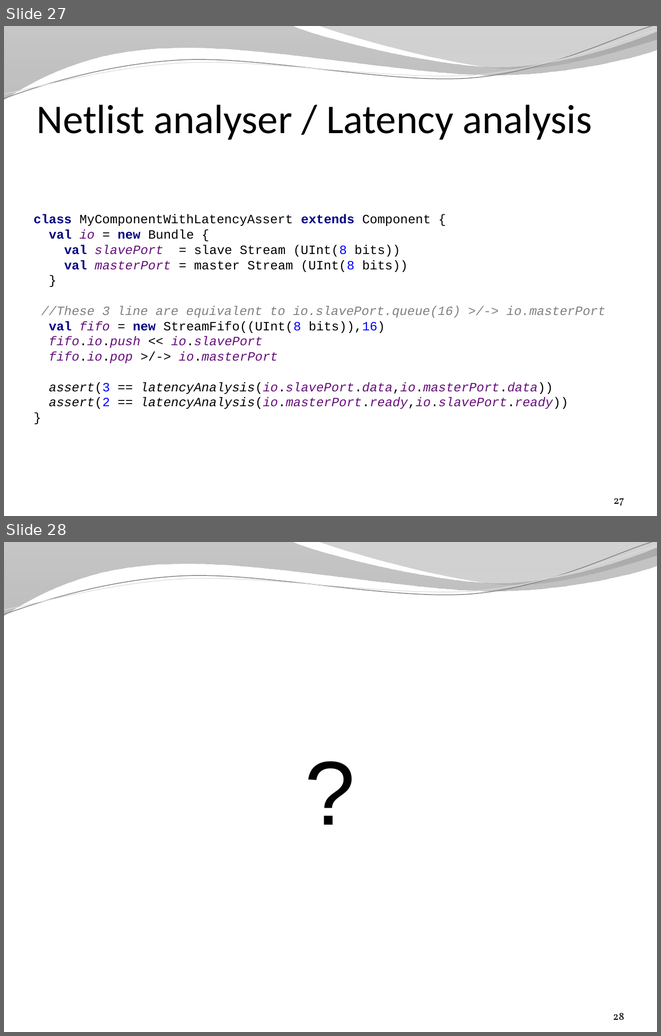
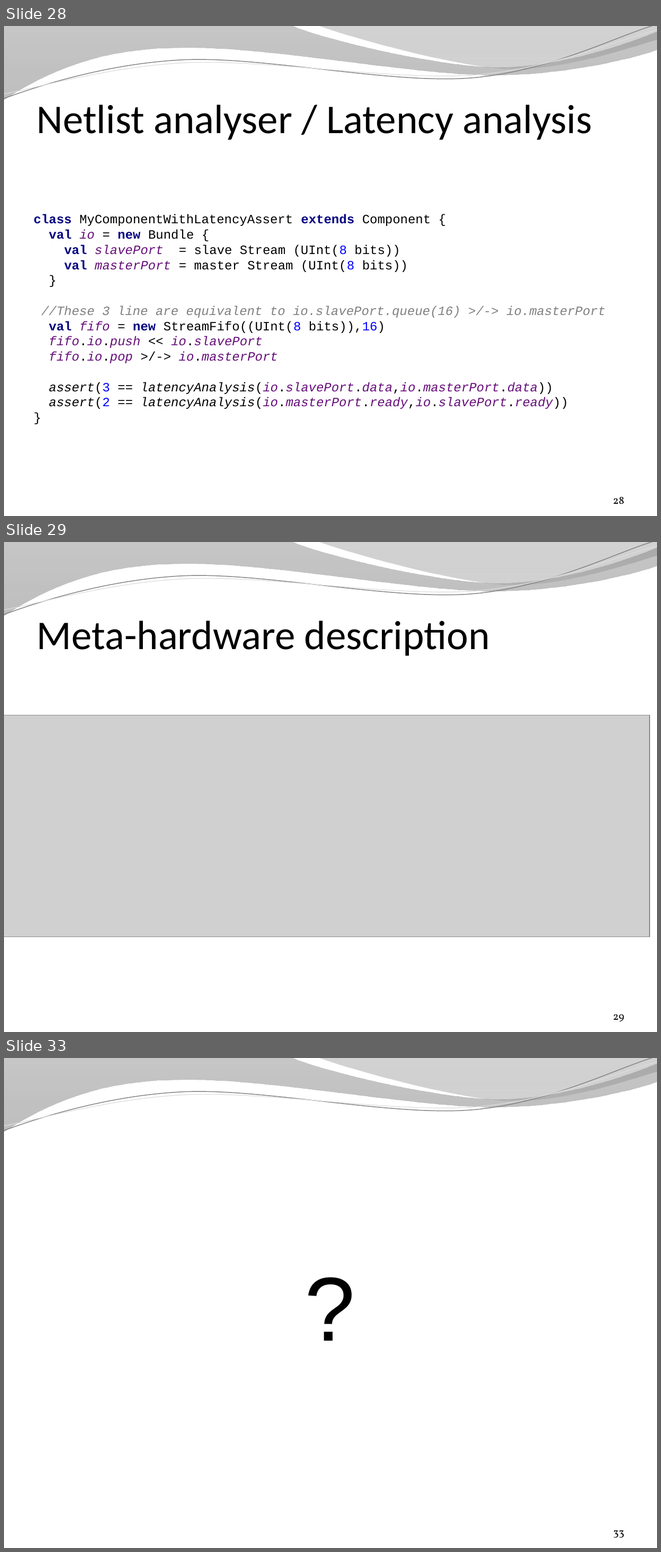
Before and after one commit to SpinalHDL/SpinalDoc, a slide deck: presentation/en/presentation3.pptx. Shown one above the other, each under a label of ours: slides 27 and 28 before the commit, slides 28, 29 and 33 after it; the slides between them are not shown. The pictures are 661x1036 and 661x1552 pixels, drawn with LibreOffice and Linux fonts; fonts in the diff are those of the drawing; grey boxes stand for pictures; background and template pictures are left out. Boxes give left, top, right and bottom in pixels: in the first picture for what was removed or moved away, otherwise in the second. Text is boxed around its words. In the diff, an @@ line names an element or a change of style, - is before the commit and + after.

```diff
--- a/presentation/en/presentation3.pptx
+++ b/presentation/en/presentation3.pptx
@@ slide 29 added at (4,542,657,1032), background picture (left out); not listed: 4 template elements that a slide beside it also shows @@
@@ title added at (37,620,490,656), 45 pt, text #000000 @@
+Meta-hardware description
@@ picture added at (4,715,650,936) @@
@@ page number added at (613,1014,624,1022), 12 pt, text #000000 @@
+29
@@ what was slide 27 is now slide 28 @@
@@ page number at (613,497,624,504): text changed @@
-27
+28
@@ what was slide 28 is now slide 33 @@
@@ page number at (613,1530,624,1538): text changed @@
-28
+33
```
Also in this commit, not shown: 2 slides changed, 4 other slides added, 1 other file.
